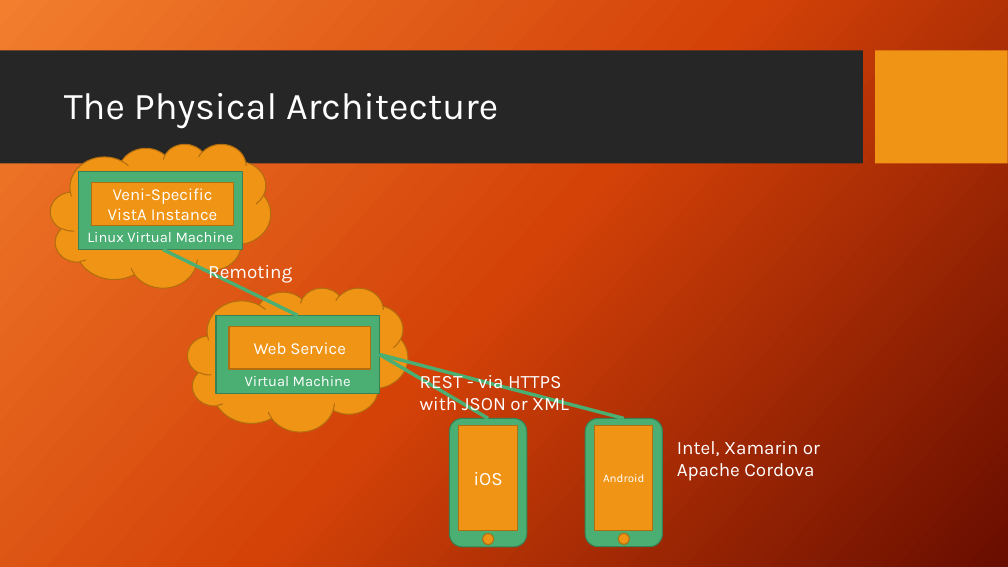
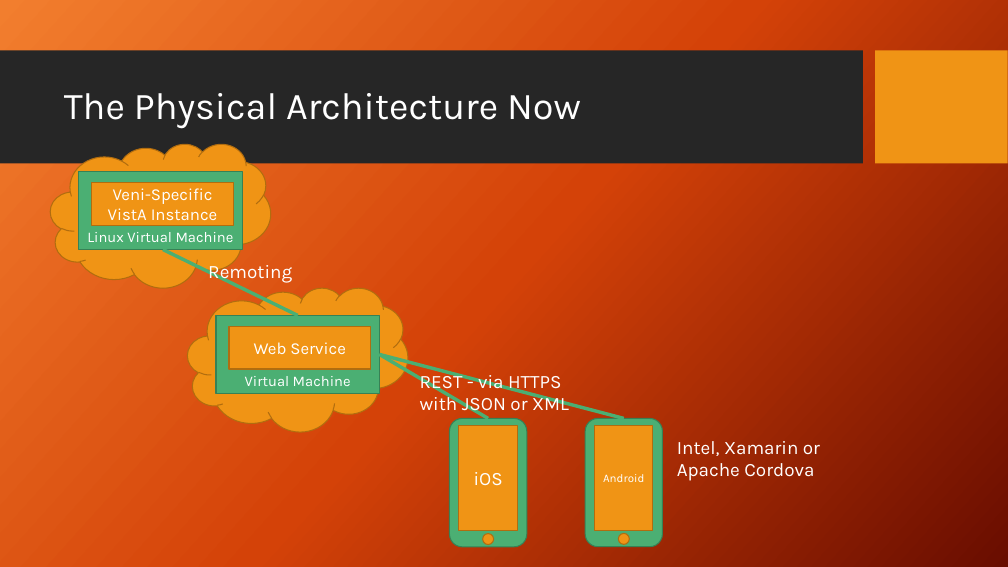
Before and after one commit to rmurray1/veniapp, a slide deck: slide 6 of FINAL DELIVERABLES/Veni System Report Apr 22.pptx (slide 3 before the commit). Drawn at 1008x567 pixels with LibreOffice and Linux fonts; fonts in the diff are those of the drawing; background and template pictures are left out. Boxes give left, top, right and bottom in pixels: in the first picture for what was removed or moved away, otherwise in the second. Text is boxed around its words. In the diff, an @@ line names an element or a change of style, - is before the commit and + after.

```diff
--- a/FINAL DELIVERABLES/Veni System Report Apr 22.pptx
+++ b/FINAL DELIVERABLES/Veni System Report Apr 22.pptx
@@ title at (x1=64, y1=93, x2=581, y2=128): text changed @@
-The Physical Architecture
+The Physical Architecture Now
```
Also in this commit, not shown: 2 other slides changed, 1 slide added.
